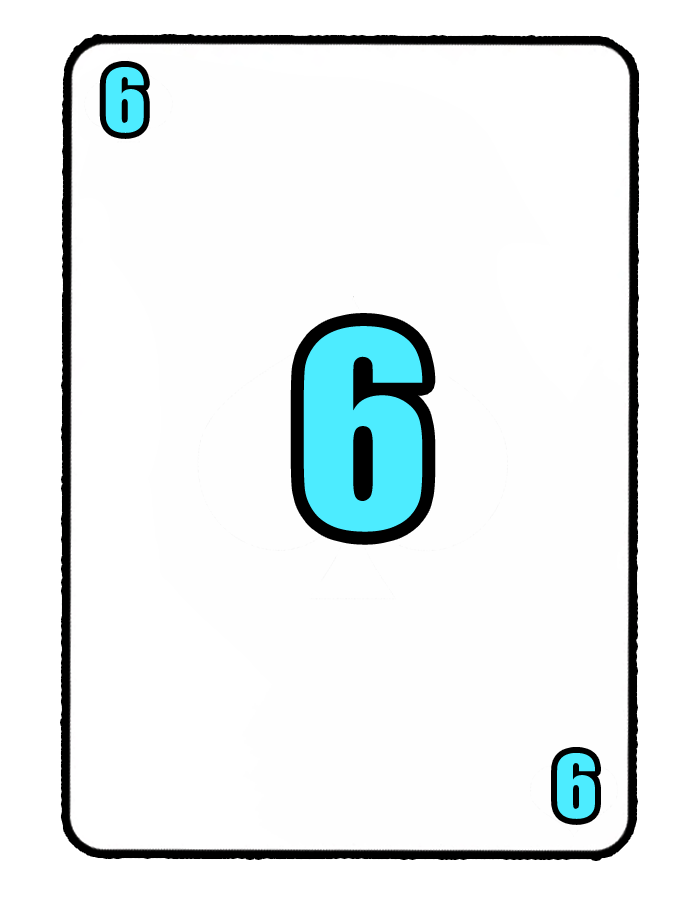
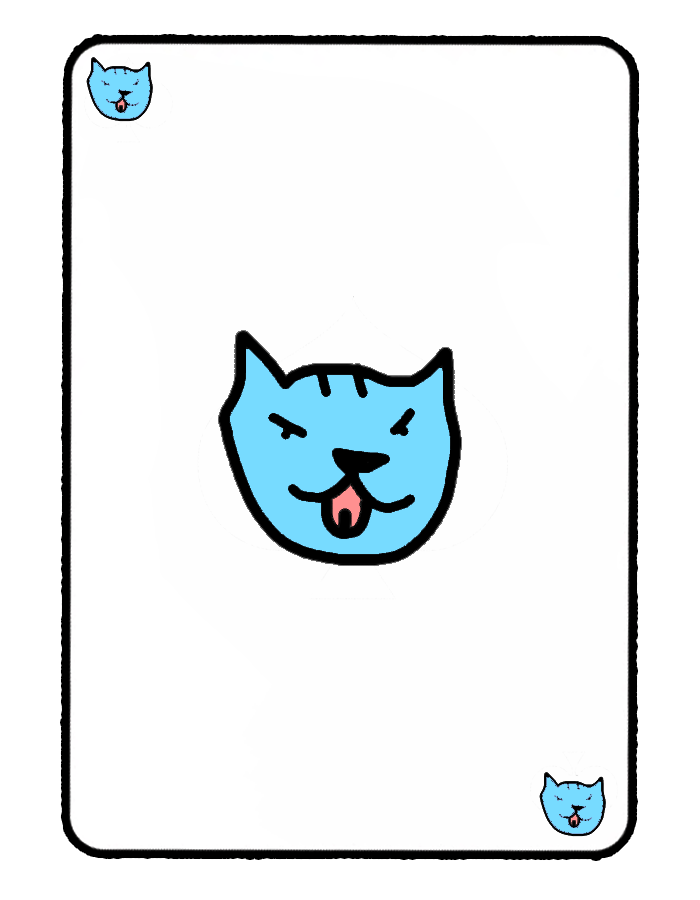
Layers edited between the first and the second 700 x 900 image:
added group "dog" (1st of 2) with 4 layers above "number" over (x1=87, y1=57, x2=606, y2=836)
added layer "top copy" in group "dog" over (x1=540, y1=772, x2=606, y2=836)
added layer "top" in group "dog" over (x1=87, y1=57, x2=153, y2=121)
added layer "dog" (2nd of 2, in "dog") in group "dog" over (x1=218, y1=330, x2=462, y2=566)
hid group "number" (3 layers) over (x1=105, y1=67, x2=595, y2=819)
